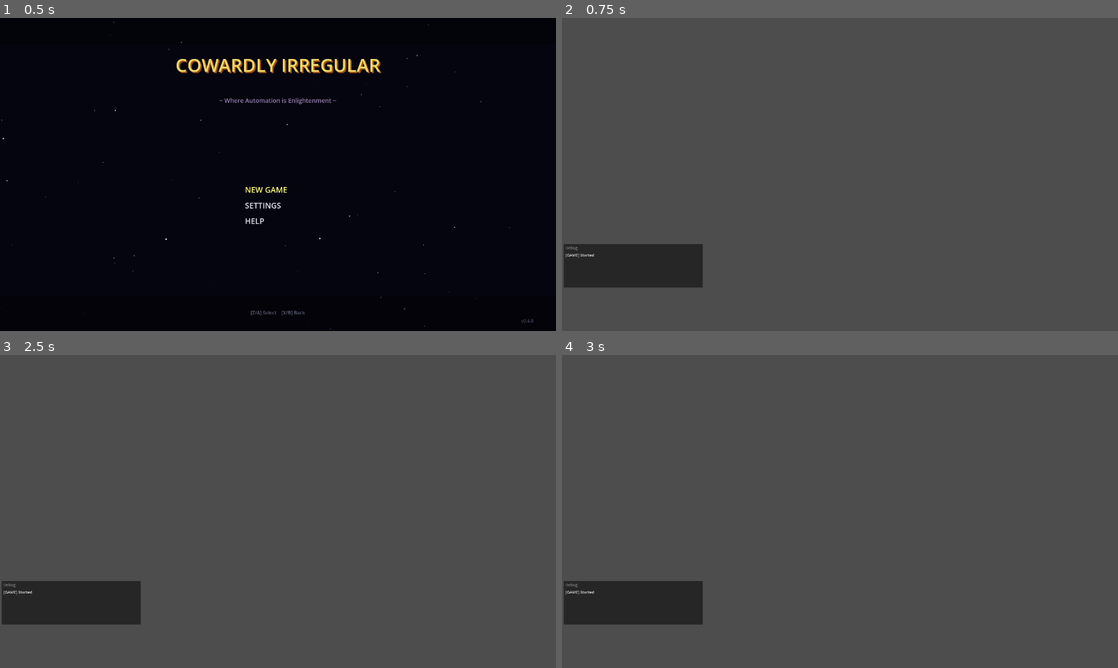
Above: before the commit, frames 1-4 (two rows, left to right).
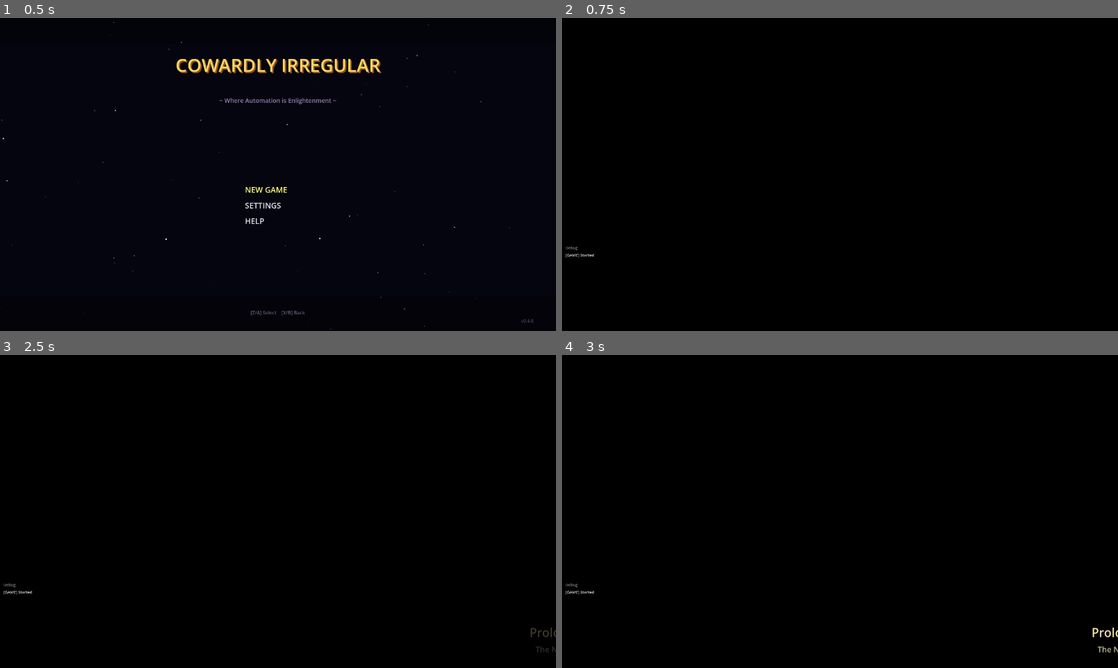
Above: after the commit, the same moments.

Repository: struktured-labs/cowardly-irregular
Game: Godot game, scene res://src/GameLoop.tscn
Same seed, same stepped clock (60 frames per second), same inputs: the game is played once before the commit and once after it.
Inputs (mouse positions are in pixels of both pictures, inside the frame that each line leads up to):
- Up to frame 1 (0.5 s): no input
- Up to frame 2 (0.75 s): tap Enter at 0.5 s; move the mouse to (962, 158) at 0.52 s; hold Right (ui_right) from 0.53 s (still down); hold R (battle_advance) from 0.53 s (still down); click (962, 158) at 0.67 s
- Up to frame 3 (2.5 s): tap Z (ui_accept) at 0.77, 1.07, 1.25, 2 s; release Right (ui_right) at 1.25 s; release R (battle_advance) at 1.25 s; drag from (166, 527) to (250, 574) at 1.27 s; move the mouse to (333, 442) at 2.02 s; hold Right (ui_right) from 2.03 s (still down); hold Tab (battle_toggle_auto) from 2.03 s (still down); click (333, 442) at 2.17 s
- Up to frame 4 (3 s): release Right (ui_right) at 2.75 s; release Tab (battle_toggle_auto) at 2.75 s; tap Z (ui_accept) at 2.75 s; drag from (812, 574) to (673, 464) at 2.77 s

Frame 1 is identical in both runs. In frame 2, 100% of the frame differs, in the area x 0-100%, y 0-100%; in frame 3, 100%; in frame 4, 100%.
Error before the commit: Parse Error: Could not find type "MapBorderIndicator" in the current scope. (res://src/exploration/OverworldScene.gd:51)

Commit message:
fix: critical compile errors — autoload ordering, missing class, viewport method
- BattleManager moved after EncounterSystem/GameState in autoload order
  (was loading first, couldn't reference other autoloads at compile time)
- CutsceneDirector: get_viewport_rect() → get_viewport().get_visible_rect()
  (CanvasLayer doesn't have get_viewport_rect)
- Added missing MapBorderIndicator.gd (cherry-pick missed it)

These errors caused "Continue" to crash the game.

Co-Authored-By: Claude Opus 4.6 (1M context) <noreply@anthropic.com>

Diff:
--- a/project.godot
+++ b/project.godot
@@ -18,7 +18,6 @@
 
 [autoload]
 
-BattleManager="*res://src/battle/BattleManager.gd"
 JobSystem="*res://src/jobs/JobSystem.gd"
 GameState="*res://src/meta/GameState.gd"
 PassiveSystem="*res://src/jobs/PassiveSystem.gd"
@@ -28,6 +27,7 @@
 AutogrindSystem="*res://src/autogrind/AutogrindSystem.gd"
 MapSystem="*res://src/maps/MapSystem.gd"
 EncounterSystem="*res://src/encounters/EncounterSystem.gd"
+BattleManager="*res://src/battle/BattleManager.gd"
 SceneTransition="*res://src/transitions/SceneTransition.gd"
 BattleTransition="*res://src/transitions/BattleTransition.gd"
 SaveSystem="*res://src/save/SaveSystem.gd"
--- a/src/cutscene/CutsceneDirector.gd
+++ b/src/cutscene/CutsceneDirector.gd
@@ -472,7 +472,7 @@
 	if _skipping:
 		return
 
-	var screen_size = get_viewport_rect().size
+	var screen_size = get_viewport().get_visible_rect().size
 
 	# Container for the title card
 	var container = Control.new()
--- /dev/null
+++ b/src/exploration/MapBorderIndicator.gd
@@ -0,0 +1,90 @@
+extends Node
+class_name MapBorderIndicator
+
+## MapBorderIndicator — shows edge-of-map warnings when player approaches boundaries.
+## Displays a subtle pulsing arrow + "Edge of map" text on the relevant screen edge.
+
+var _canvas: CanvasLayer
+var _labels: Dictionary = {}  # "north", "south", "east", "west" -> Label
+var _player_ref: Node2D
+var _map_width: float
+var _map_height: float
+var _pulse_time: float = 0.0
+
+const EDGE_THRESHOLD: float = 128.0  # Pixels from map edge to start showing
+const LABEL_COLOR = Color(0.8, 0.7, 0.5, 0.0)  # Starts invisible, alpha driven by proximity
+const ARROW_FONT_SIZE: int = 14
+const TEXT_FONT_SIZE: int = 10
+
+const EDGE_CONFIG = {
+	"north": {"arrow": "▲", "text": "Edge of world", "anchor_x": 0.5, "anchor_y": 0.0, "offset": Vector2(0, 50)},
+	"south": {"arrow": "▼", "text": "Edge of world", "anchor_x": 0.5, "anchor_y": 1.0, "offset": Vector2(0, -30)},
+	"west": {"arrow": "◄", "text": "Edge", "anchor_x": 0.0, "anchor_y": 0.5, "offset": Vector2(20, 0)},
+	"east": {"arrow": "►", "text": "Edge", "anchor_x": 1.0, "anchor_y": 0.5, "offset": Vector2(-40, 0)},
+}
+
+
+func setup(parent: Node, player: Node2D, map_w: int, map_h: int, tile_size: int) -> void:
+	_player_ref = player
+	_map_width = float(map_w * tile_size)
+	_map_height = float(map_h * tile_size)
+
+	_canvas = CanvasLayer.new()
+	_canvas.name = "MapBorderIndicators"
+	_canvas.layer = 80
+	parent.add_child(_canvas)
+
+	var vp_size = parent.get_viewport().get_visible_rect().size
+	if vp_size.x == 0:
+		vp_size = Vector2(1280, 720)
+
+	for dir in EDGE_CONFIG:
+		var cfg = EDGE_CONFIG[dir]
+		var lbl = Label.new()
+		lbl.text = "%s %s" % [cfg["arrow"], cfg["text"]]
+		lbl.horizontal_alignment = HORIZONTAL_ALIGNMENT_CENTER
+		lbl.add_theme_font_size_override("font_size", TEXT_FONT_SIZE)
+		lbl.add_theme_color_override("font_color", LABEL_COLOR)
+		lbl.add_theme_color_override("font_shadow_color", Color(0, 0, 0, 0.6))
+		lbl.add_theme_constant_override("shadow_offset_x", 1)
+		lbl.add_theme_constant_override("shadow_offset_y", 1)
+		lbl.position = Vector2(
+			vp_size.x * cfg["anchor_x"] + cfg["offset"].x - 40,
+			vp_size.y * cfg["anchor_y"] + cfg["offset"].y
+		)
+		lbl.size = Vector2(80, 20)
+		lbl.mouse_filter = Control.MOUSE_FILTER_IGNORE
+		lbl.visible = false
+		_canvas.add_child(lbl)
+		_labels[dir] = lbl
+
+
+func update(player_pos: Vector2) -> void:
+	if _labels.is_empty():
+		return
+
+	_pulse_time += 0.04
+	var pulse = 0.5 + 0.5 * sin(_pulse_time * 3.0)
+
+	# Check proximity to each edge
+	var north_dist = player_pos.y
+	var south_dist = _map_height - player_pos.y
+	var west_dist = player_pos.x
+	var east_dist = _map_width - player_pos.x
+
+	_update_edge("north", north_dist, pulse)
+	_update_edge("south", south_dist, pulse)
+	_update_edge("west", west_dist, pulse)
+	_update_edge("east", east_dist, pulse)
+
+
+func _update_edge(dir: String, dist: float, pulse: float) -> void:
+	var lbl: Label = _labels.get(dir)
+	if not lbl:
+		return
+	if dist < EDGE_THRESHOLD:
+		var alpha = (1.0 - dist / EDGE_THRESHOLD) * pulse
+		lbl.add_theme_color_override("font_color", Color(0.8, 0.7, 0.5, alpha))
+		lbl.visible = true
+	else:
+		lbl.visible = false
